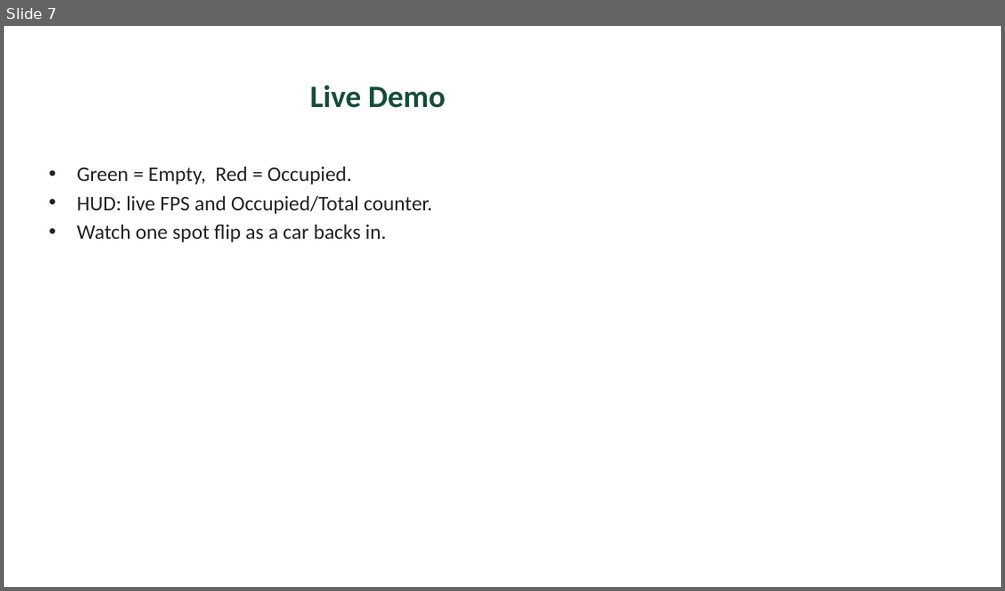
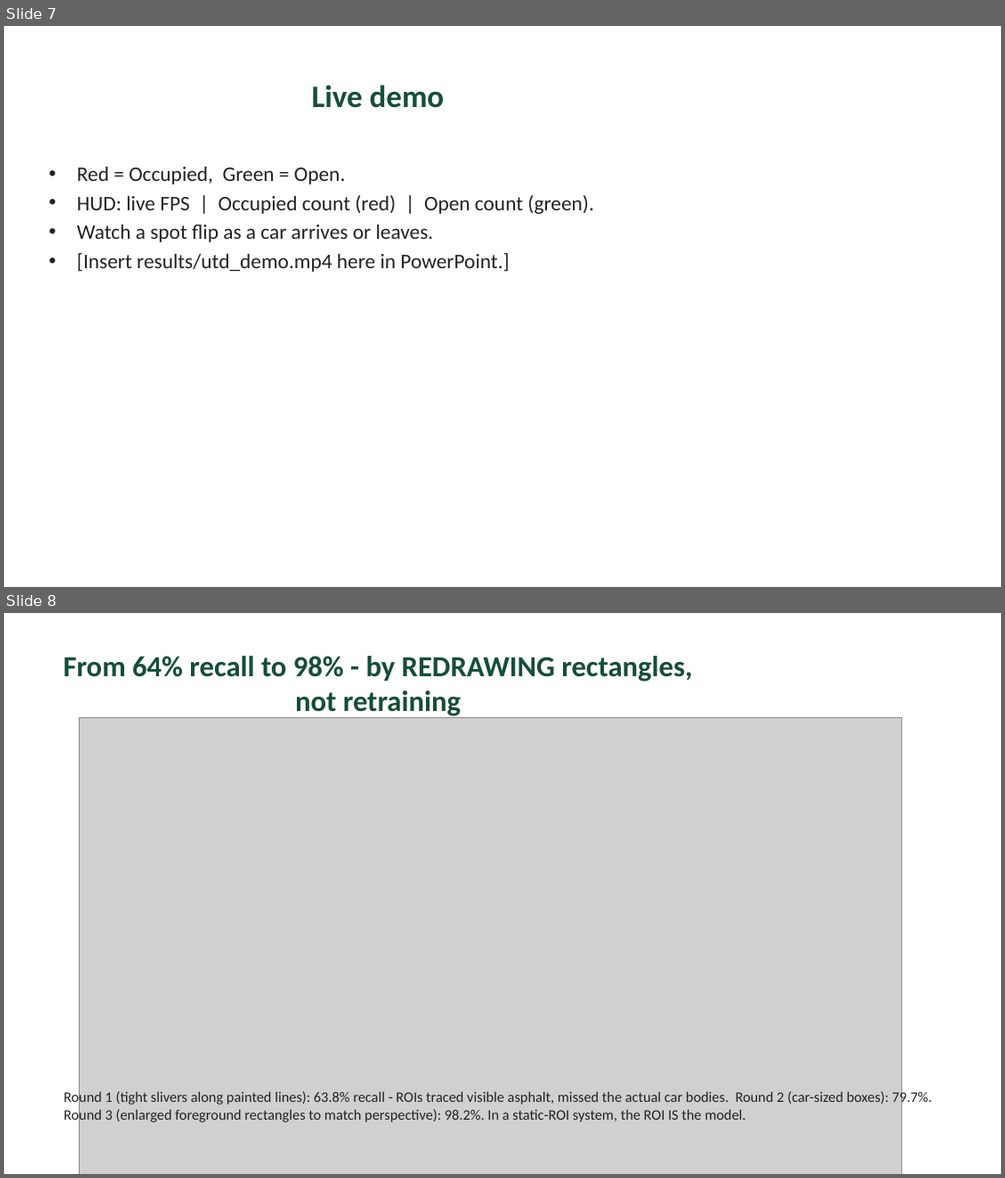
Before and after one commit to Eswar-deep/CV-assignment, a slide deck: presentation/slides.pptx. Shown one above the other, each under a label of ours: slide 7 before the commit, slides 7 and 8 after it. The pictures are 1005x591 and 1005x1178 pixels, drawn with LibreOffice and Linux fonts; fonts in the diff are those of the drawing; grey boxes stand for pictures. Boxes give left, top, right and bottom in pixels: in the first picture for what was removed or moved away, otherwise in the second. Text is boxed around its words. In the diff, an @@ line names an element or a change of style, - is before the commit and + after.

```diff
--- a/presentation/slides.pptx
+++ b/presentation/slides.pptx
@@ slide 8 added at (4,613,1001,1174), background #FFFFFF @@
@@ title added at (64,656,692,718), 28 pt, text #154E37, bold @@
+From 64% recall to 98% - by REDRAWING rectangles, not retraining
@@ picture added at (79,718,901,1174) @@
@@ text added at (64,1090,932,1124), 14 pt, text #222222 @@
+Round 1 (tight slivers along painted lines): 63.8% recall - ROIs traced visible asphalt, missed the actual car bodies. Round 2 (car-sized boxes): 79.7%. Round 3 (enlarged foreground rectangles to match perspective): 98.2%. In a static-ROI system, the ROI IS the model.
@@ slide 7 changed as well @@
@@ title at (312,85,445,108): text changed @@
-Live Demo
+Live demo
@@ text at (77,166,594,272): text changed @@
-• Green = Empty, Red = Occupied.
-• HUD: live FPS and Occupied/Total counter.
-• Watch one spot flip as a car backs in.
+• Red = Occupied, Green = Open.
+• HUD: live FPS | Occupied count (red) | Open count (green).
+• Watch a spot flip as a car arrives or leaves.
+• [Insert results/utd_demo.mp4 here in PowerPoint.]
```
Also in this commit, not shown: 6 other slides changed, 3 other slides added, 3 slides removed, 10 other files.
